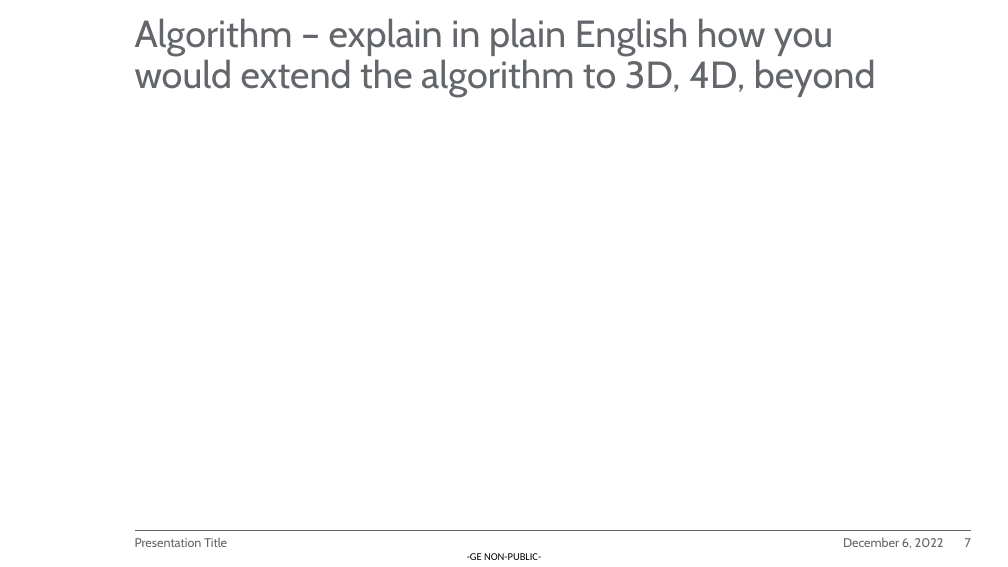
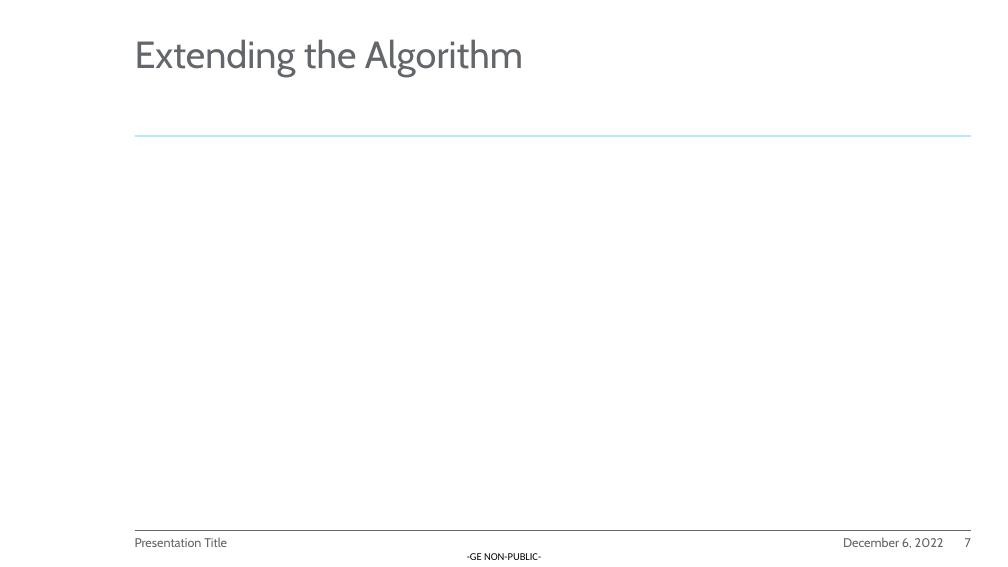
Before and after one commit to EEDP-2022-A/A-Course_Software_Homework_2022, a slide deck: slide 7 of Sprint Review PPT.pptx. Drawn at 1008x567 pixels with LibreOffice and Linux fonts; fonts in the diff are those of the drawing; background and template pictures are left out. Boxes give left, top, right and bottom in pixels: in the first picture for what was removed or moved away, otherwise in the second. Text is boxed around its words. In the diff, an @@ line names an element or a change of style, - is before the commit and + after.

```diff
--- a/Sprint Review PPT.pptx
+++ b/Sprint Review PPT.pptx
@@ title at box(135, 39, 523, 77): text changed @@
-Algorithm – explain in plain English how you would extend the algorithm to 3D, 4D, beyond
+Extending the Algorithm
@@ line added from (135, 136) to (972, 136), #B7E6FF 1.5 pt @@
@@ line added from (228, 136) to (972, 136), #BDC7EC 1.5 pt @@
```
Also in this commit, not shown: 3 other slides changed.
